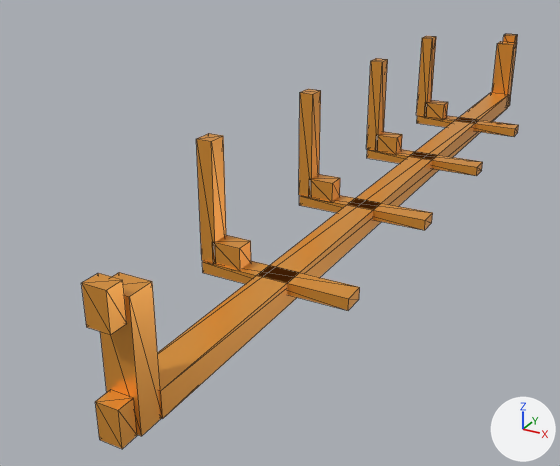
Renders of the glTF model game/assets/models/bin_sorter/bin_cradle.glb from each side of a commit.
Before and after are seen from a 50 mm camera at (1.55, -4.3, 1.61) aimed at (-0.52, -0.53, -0.28). Lighting does not change. The marker at lower right points along +X, +Y and +Z. The picture after the commit comes second. Mesh edges are drawn as thin lines. Vertices at exactly the same position are counted once.

Before the edit, the objects in view are built like this:
```python
me_carriagemesh = bpy.data.meshes.new('CarriageMesh')
me_carriagemesh.from_pydata(...)  # 152 vertices, 228 faces; spans x -0.39..0.38, y -2.69..2.69, z -0.13..0.6
me_carriagemesh.materials.append(mat_safety_orange_carriage_and_gate)  # orange #f6a63f
ob_bin_cradle = bpy.data.objects.new('bin_cradle', me_carriagemesh)
ob_bin_cradle.location = (0.0, 0.0, 0.0)
```
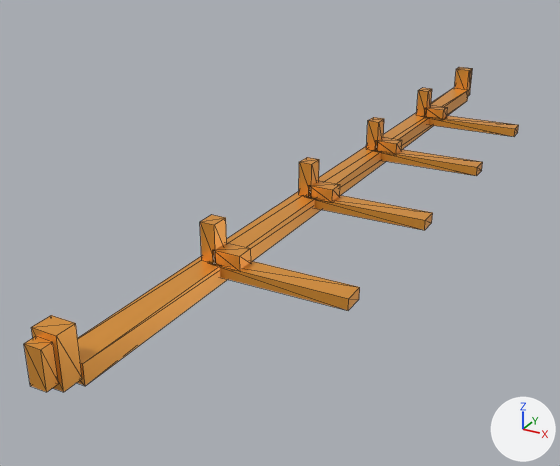
Changed parts and their boxes [x1, y1, x2, y2] in the pictures (560 x 466 px; the box of a moved part takes in the faces that stretch with it):
'bin_cradle', reshaped (13% wider, 22% shorter)
    before: [82, 34, 519, 449]
    after: [24, 67, 519, 392]
part 1 of me_carriagemesh, added (orange)
    after: [31, 315, 82, 392]
part 2 of me_carriagemesh, deleted (orange)
    before: [95, 389, 137, 449]
part 3 of me_carriagemesh, deleted (orange)
    before: [82, 273, 127, 335]
part 4 of me_carriagemesh, moved or reshaped
    before: [100, 34, 518, 436]
    after: [24, 67, 473, 392]
part 5 of me_carriagemesh, moved or reshaped
    before: [196, 36, 518, 310]
    after: [200, 88, 518, 310]

What the commit changed:
me_carriagemesh is used by ob_bin_cradle; location (0.0, 0.0, 0.0).
me_carriagemesh had 152 vertices, 228 faces and spanned x -0.39..0.38, y -2.69..2.69, z -0.13..0.6.
me_carriagemesh now has 136 vertices, 204 faces and spans x -0.42..0.38, y -2.66..2.66, z -0.1..0.2.
me_carriagemesh part 1: a new loose piece, a box spanning x -0.41..-0.29, y -2.6..-2.5, z -0.07..0.17, in mat_safety_orange_carriage_and_gate (orange #f6a63f).
me_carriagemesh part 2: the loose piece of 8 vertices spanning x -0.05..0.05, y -2.69..-2.61, z -0.13..0.03 is deleted.
me_carriagemesh part 3: the loose piece of 8 vertices spanning x -0.05..0.05, y -2.69..-2.61, z 0.32..0.48 is deleted.
Part 4, on me_carriagemesh:
32 vertices move from x -0.08..0.08, y -2.61..2.69, z -0.12..0.48 to x -0.42..-0.28, y -2.66..2.66, z -0.1..0.17.
Part 5, on me_carriagemesh:
16 vertices in x -0.38, y -1.56..1.56, z -0.06..0.0 move by (0.03, 0.0, 0.0).
16 vertices in x -0.32..-0.17, y -1.55..1.55, z 0.11 move by (0.0, 0.0, -0.04).
16 vertices in x -0.39..-0.31, y -1.55..1.55, z 0.6 move by (0.0, 0.0, -0.4).
Other edits to the shape of me_carriagemesh do not show in these pictures.
